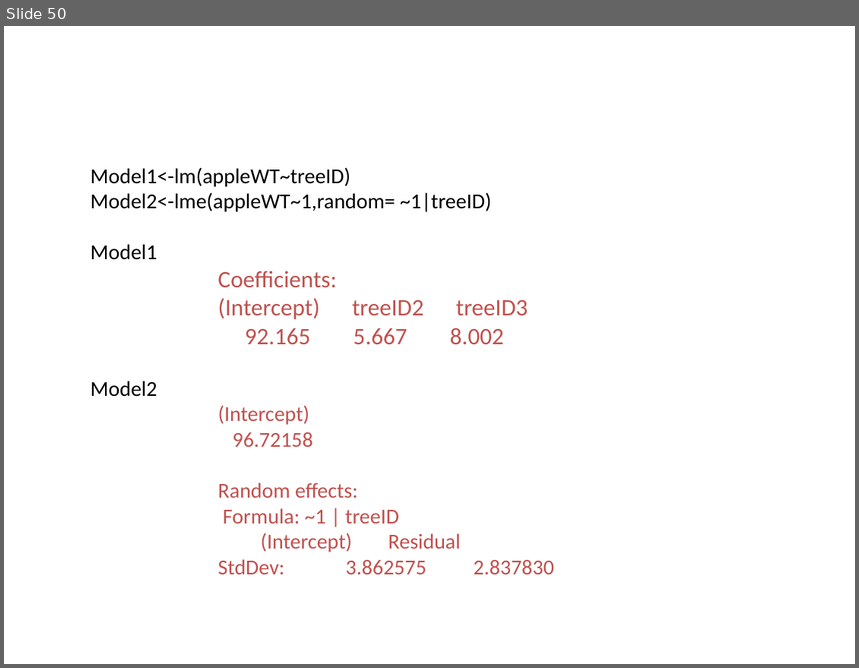
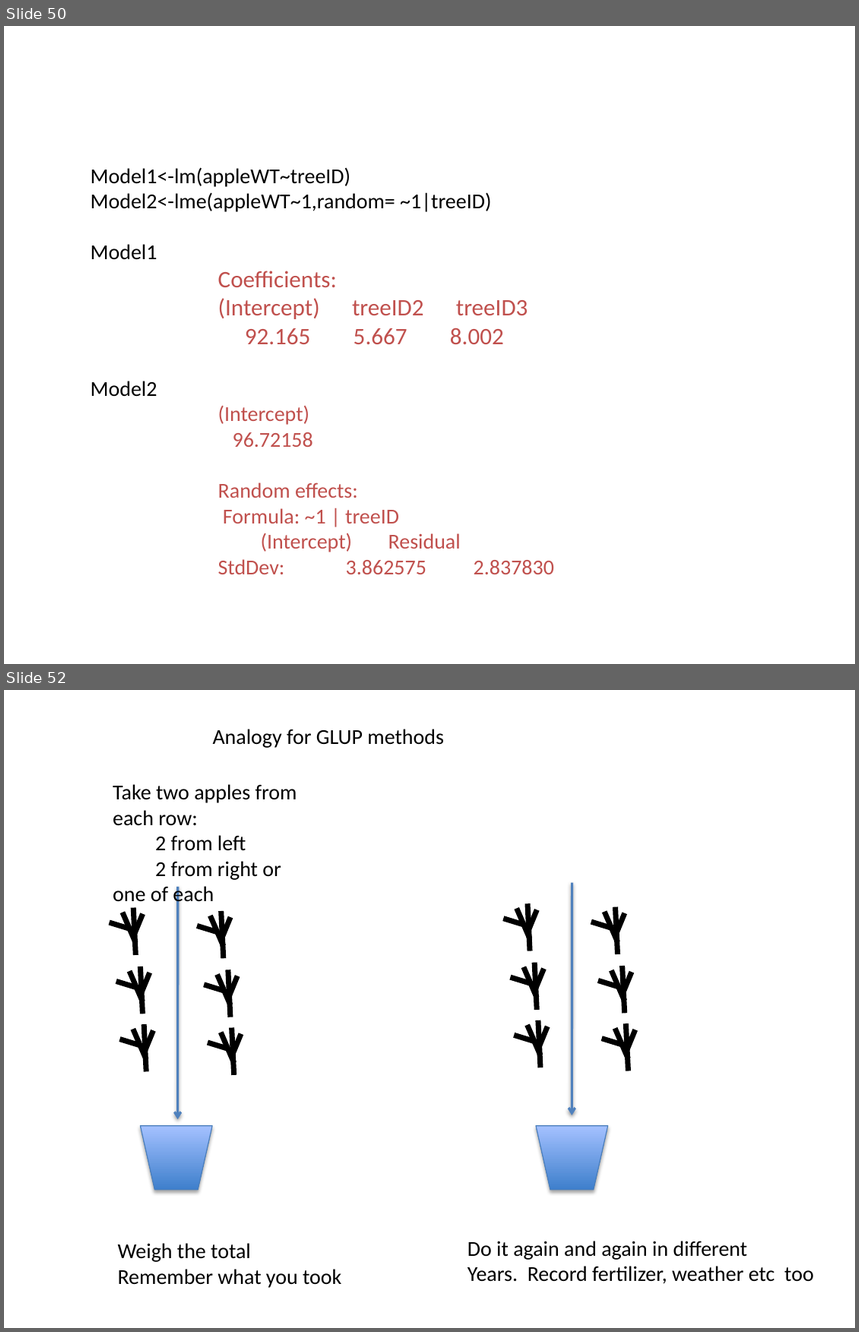
Before and after one commit to qmwugbt112/mixed-effects, a slide deck: Basic concepts.pptx. Shown one above the other, each under a label of ours: slide 50 before the commit, slides 50 and 52 after it; the slides between them are not shown. The pictures are 859x668 and 859x1332 pixels, drawn with LibreOffice and Linux fonts; fonts in the diff are those of the drawing; background and template pictures are left out. Boxes give left, top, right and bottom in pixels: in the first picture for what was removed or moved away, otherwise in the second. Text is boxed around its words. In the diff, an @@ line names an element or a change of style, - is before the commit and + after.

```diff
--- a/Basic concepts.pptx
+++ b/Basic concepts.pptx
@@ slide 52 added at [4,690,855,1328], background #FFFFFF @@
@@ text added at [213,729,444,748], 18 pt, text #000000 @@
+Analogy for GLUP methods
@@ text added at [113,784,297,907], 18 pt, text #000000 @@
+Take two apples from each row:
+2 from left
+2 from right or one of each
@@ arrow added from (177, 887) to (177, 1120), #4F81BD 2 pt @@
@@ arrow added from (572, 882) to (572, 1116), #4F81BD 2 pt @@
@@ group added at [110,908,143,955]: 4 lines @@
@@ group added at [197,911,230,958]: 4 lines @@
@@ group added at [503,904,537,951]: 4 lines @@
@@ group added at [591,907,624,954]: 4 lines @@
@@ group added at [116,967,150,1015]: 4 lines @@
@@ group added at [204,970,237,1018]: 4 lines @@
@@ group added at [510,962,544,1010]: 4 lines @@
@@ group added at [598,966,631,1014]: 4 lines @@
@@ group added at [120,1024,153,1072]: 4 lines @@
@@ group added at [208,1028,241,1075]: 4 lines @@
@@ group added at [514,1021,548,1068]: 4 lines @@
@@ group added at [601,1024,636,1072]: 4 lines @@
@@ flow chart manual operation added at [140,1125,212,1189], fill gradient #3F80CE to #A4C4FF, outline #4B7EBC 0.75 pt @@
@@ flow chart manual operation added at [536,1125,608,1189], fill gradient #3F80CE to #A4C4FF, outline #4B7EBC 0.75 pt @@
@@ text added at [118,1243,341,1288], 18 pt, text #000000 @@
+Weigh the total
+Remember what you took
@@ text added at [468,1241,814,1284], 18 pt, text #000000 @@
+Do it again and again in different
+Years. Record fertilizer, weather etc too
```
Also in this commit, not shown: 1 slide changed, 2 other slides added, 4 other files.
